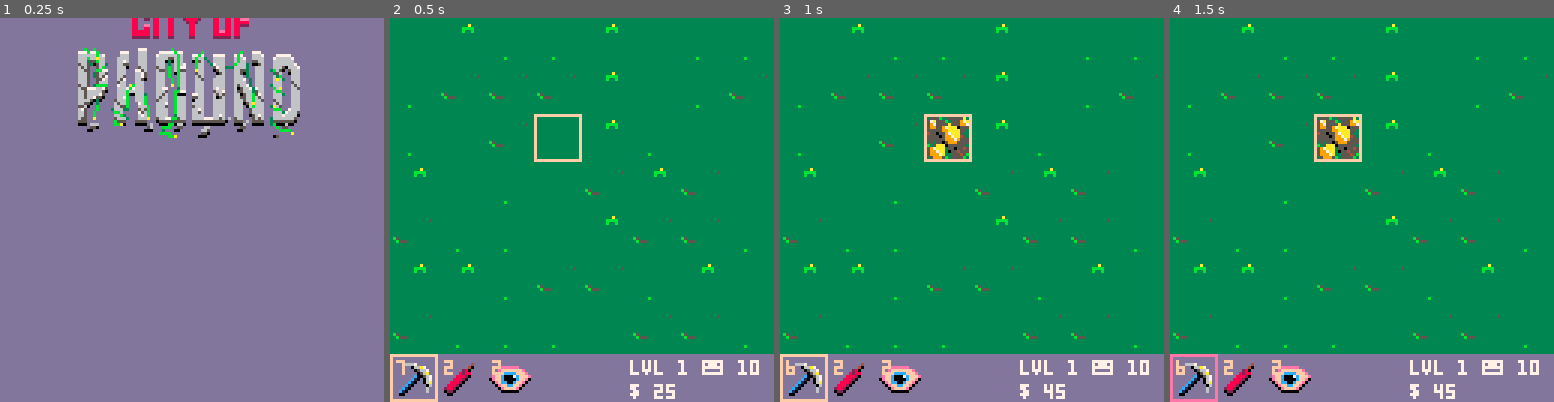
Above: before the commit, frames 1-4 (left to right).
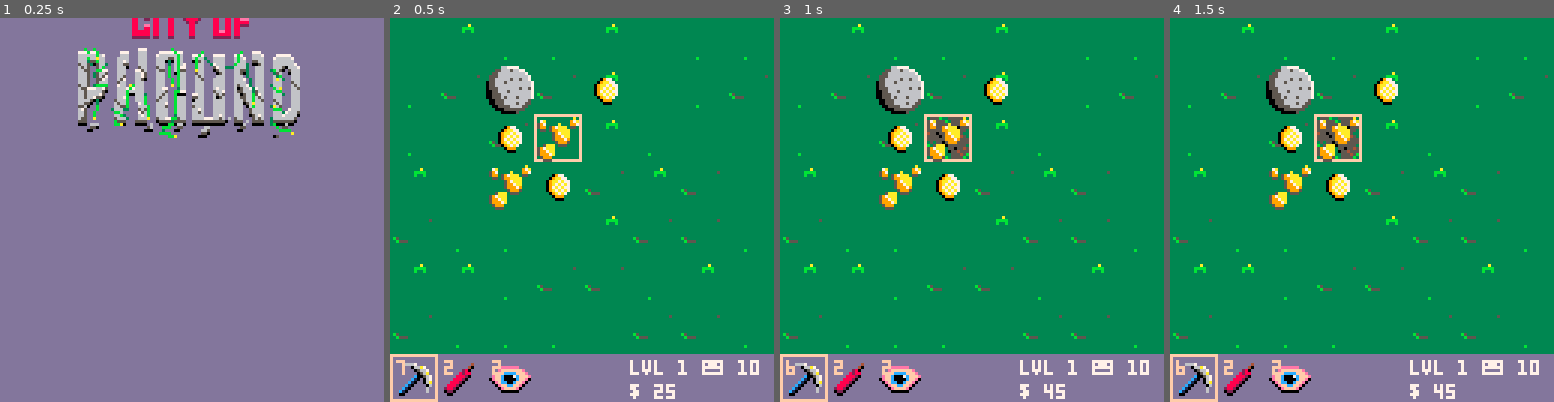
Above: after the commit, the same moments.

Repository: seanpackham/lost-and-found
Game: PICO-8 cartridge main.p8
Same seed, same stepped clock (60 frames per second), same inputs: the game is played once before the commit and once after it.
Inputs:
- Up to frame 1 (0.25 s): no input
- Up to frame 2 (0.5 s): tap X (X key) at 0.33 s
- Up to frame 3 (1 s): tap O (Z key) at 0.7 s
- Up to frame 4 (1.5 s): tap X (X key) at 1.07 s

Frame 1 is identical in both runs. In frame 2, 3.3% of the frame differs, in the area x 25-60%, y 12-50%; in frame 3, 2.8%; in frame 4, 3.2%.

Commit message:
Win condition

Diff:
--- a/main.p8
+++ b/main.p8
@@ -42,7 +42,11 @@
 		if tile.e then
 			add(tile.sprites, tile.e)
 
-			if tile.e.type == "loot" then
+			if tile.e.name == "skull" then
+				-- play win sound
+				money += tile.e.value
+				state = win
+			elseif tile.e.type == "loot" then
 				-- play find treasure sound
 				sfx(6)
 				money += tile.e.value
@@ -81,7 +85,11 @@
 				add(tile.sprites, dig_tile)
 
 				if tile.e then
-					if tile.e.type == "loot" then
+					if tile.e.name == "skull" then
+						-- play win sound
+						money += tile.e.value
+						state = win
+					elseif tile.e.type == "loot" then
 						sfx(6)
 						money += tile.e.value
 						add(tile.sprites, tile.e)
@@ -159,15 +167,20 @@
 			-- state = shop
 		end
 
-		-- shop
-		if items[1].uses <= 0 and items[2].uses <= 0 then
-			state = shop
-		end
-
 		-- gameover
 		if workers <= 0 then
 			state = gameover
 			-- sfx(1)
+		end
+
+		-- win hack to prevent shop triggering
+		if state == win then
+			return
+		end
+
+		-- shop
+		if items[1].uses <= 0 and items[2].uses <= 0 then
+			state = shop
 		end
 	end,
 
@@ -329,6 +342,24 @@
 	end
 }
 
+win = {
+	update = function()
+		if btnp(4) or btnp(5) then
+			_init()
+			sfx(-1)
+			state = game
+		end
+	end,
+
+	draw = function()
+		game.draw()
+
+		rectfill(20, 40, 108, 88, 9)
+		print("skull found!", 40, 56, 7)
+		print("z or x to restart", 31, 68, 7)
+	end
+}
+
 function _init()
 	sfx(-1)
 	sfx(1)
@@ -338,7 +369,7 @@
 	palt(13, true)
 
 	-- globals
-	debug = false
+	debug = true
 	shake = 0
 	entities = {}
 	grasses = {}
@@ -356,9 +387,12 @@
 	add_loot("coin", 			4, 10, 32)
 	add_loot("gold", 			3, 20, 12)
 	add_loot("gem", 				2, 25, 34)
-	add_loot("chest", 		1, 30, 40)
+	add_loot("chest", 		1, 30, 38)
 	-- add_loot("rock", 			4, 5, 2)
-	-- add_loot("skull", 		1, 30, 48)
+
+	add_loot("skull", 		1, 100, 40)
+	skull_entity = entities[#entities]
+	del(entities, skull_entity)
 
 	add_trap("snake", 		3, 1, 66)
 	add_trap("spikes", 	1, 1, 14)
@@ -416,6 +450,11 @@
 			add(tiles[x], tile)
 		end
  end
+
+	-- if level 5
+	if level == 5 then
+		tiles[flr(rnd(8)) + 1][flr(rnd(7)) + 1].e = skull_entity
+	end
 
 end
 
